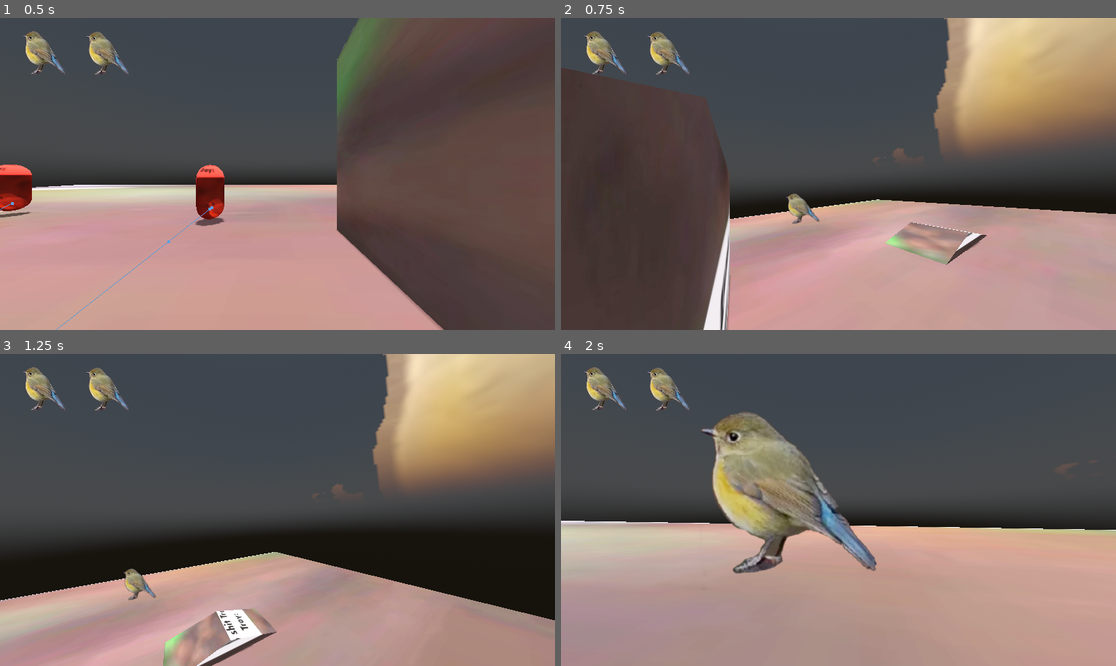
Above: before the commit, frames 1-4 (two rows, left to right).
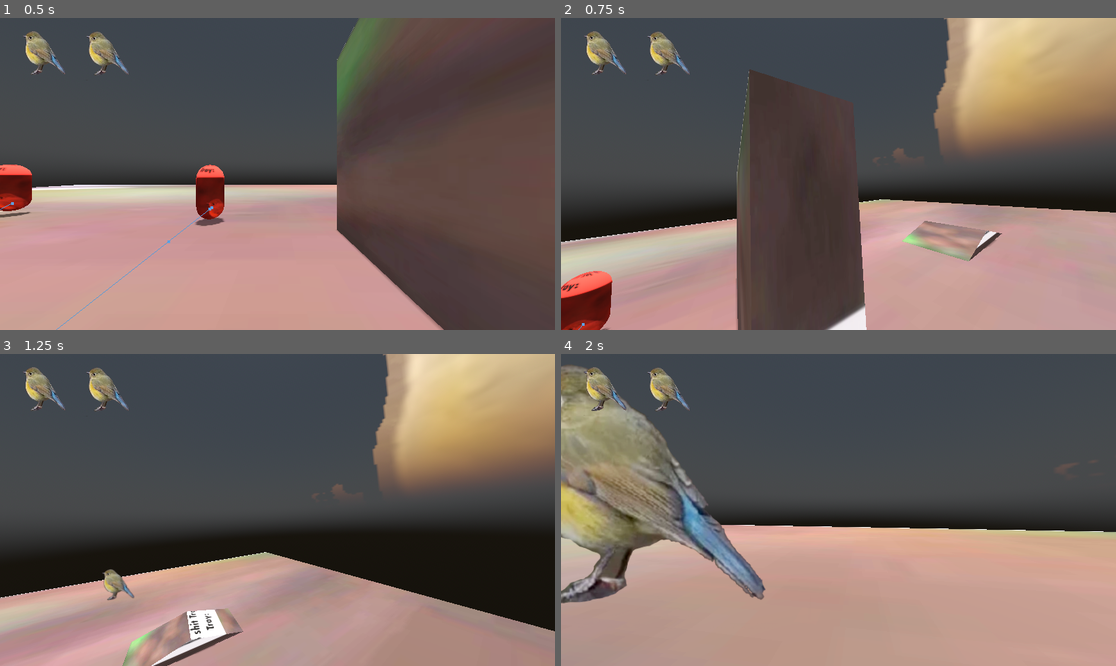
Above: after the commit, the same moments.

Repository: ihaveapatricklmao/TROY
Game: Godot game, scene res://World.tscn
Same seed, same stepped clock (60 frames per second), same inputs: the game is played once before the commit and once after it. The engine's default icon, where the game draws it, is replaced by a stand-in: a white triangle on a blue panel in a dark square.
Inputs (mouse positions are in pixels of both pictures, inside the frame that each line leads up to):
- Up to frame 1 (0.5 s): no input
- Up to frame 2 (0.75 s): tap Enter (ui_accept) at 0.5 s; move the mouse to (960, 158) at 0.52 s; hold D (moveright) from 0.53 s (still down); tap Shift (dash) at 0.6 s
- Up to frame 3 (1.25 s): keep holding D (moveright); tap Enter (ui_accept) at 0.77 s
- Up to frame 4 (2 s): move the mouse to (810, 510) at 1.27 s; release D (moveright) at 1.28 s; hold W (moveup) from 1.28 s (still down); tap Shift (dash) at 1.35 s; tap Enter (ui_accept) at 1.52 s

Frame 1 is identical in both runs. In frame 2, 29% of the frame differs, in the area x 0-100%, y 15-100%; in frame 3, 5.8%; in frame 4, 21%.

Commit message:
SUPER EPICAL DASH EPIC

Diff:
--- a/whatdafreak/Player.gd
+++ b/whatdafreak/Player.gd
@@ -2,7 +2,9 @@
 class_name PlayerClass
 
 
+
 @onready var JumpTimer = $JumpTimer
+@onready var DashTimer = $DashTimer
 # cam vars
 @onready var Head = $Head
 @onready var Cam = $Head/Camera3D
@@ -22,7 +24,12 @@
 const max_hp = 150
 var armour = 0
 const max_armour = 100
-var dash_power = 1 #speed multiplier for dashes
+
+var dash_speed = 1.0
+const dash_target_speed = 3.0
+const dash_duration = 0.05
+var dash_elapsed = 0.0
+var is_dashing = false
 
 
 func _physics_process(delta):
@@ -31,8 +38,6 @@
 		if jumps_left != 0:
 			velocity.y = jump
 			jumps_left -= 1
-
-
 
 	var input_dir = Input.get_vector("moveleft", "moveright", "moveup", "movedown")
 	var direction = (transform.basis * Vector3(input_dir.x, 0, input_dir.y)).normalized()
@@ -57,19 +62,24 @@
 		if Cam.rotation.z < 0:
 			Cam.rotate_z(deg_to_rad(cam_tilt_power * 0.5))
 
-
-
-
 	Cam.rotation.z = clamp(Cam.rotation.z , -0.05, 0.05)
 
 	# dash
+	if Input.is_action_just_pressed("dash") and not DashTimer.is_stopped():
+		is_dashing = true
+		DashTimer.start()
 
-	if Input.is_action_just_pressed("dash"):
-		dash_power = 15
-		velocity.x = direction.x *speed*dash_power
-		velocity.z = direction.z *speed*dash_power
+	if is_dashing:
+		dash_elapsed += delta
+		dash_speed = lerp(1.0, dash_target_speed, dash_elapsed / dash_duration)
+		if dash_elapsed >= dash_duration:
+			is_dashing = false
+			dash_elapsed = 0.0
 	else:
-		dash_power = 1
+		dash_speed = lerp(dash_speed, 1.0, 0.1)
+
+	velocity.x = direction.x * speed * dash_speed
+	velocity.z = direction.z * speed * dash_speed
 
 	if !is_on_floor():
 		velocity.y -= gravity * delta
--- a/whatdafreak/Player.tscn
+++ b/whatdafreak/Player.tscn
@@ -55,4 +55,8 @@
 wait_time = 0.12
 autostart = true
 
+[node name="DashTimer" type="Timer" parent="."]
+wait_time = 3.0
+autostart = true
+
 [connection signal="timeout" from="JumpTimer" to="." method="_on_jump_timer_timeout"]
